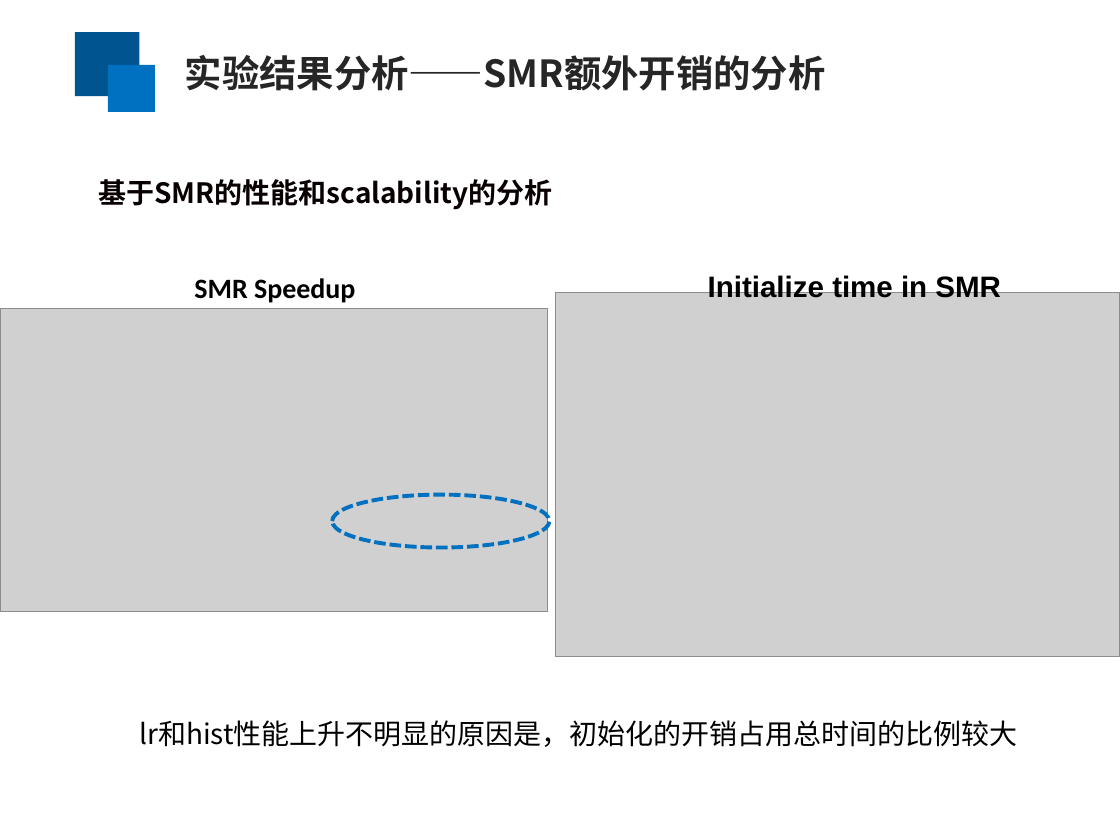
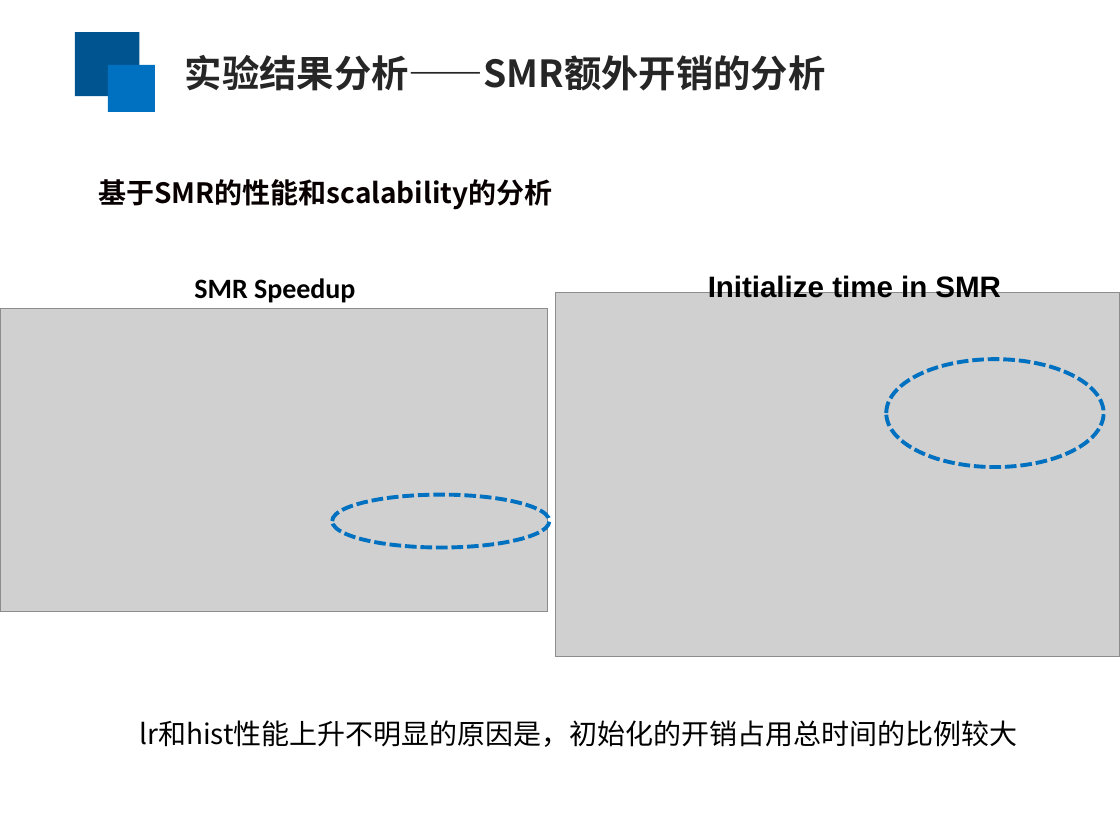
Before and after one commit to yufenyu/work, a slide deck: slide 23 of dmr_paper/paper/chinaSys-2016.ppt. Drawn at 1120x840 pixels with LibreOffice and Linux fonts; fonts in the diff are those of the drawing; grey boxes stand for pictures. Boxes give left, top, right and bottom in pixels: in the first picture for what was removed or moved away, otherwise in the second. Text is boxed around its words. In the diff, an @@ line names an element or a change of style, - is before the commit and + after.

```diff
--- a/dmr_paper/paper/chinaSys-2016.ppt
+++ b/dmr_paper/paper/chinaSys-2016.ppt
@@ ellipse added at box(886, 360, 1103, 467), outline #0070C0 2.49 pt dashed @@
```
Also in this commit, not shown: 2 other slides changed, 1 slide added, 2 other files.
